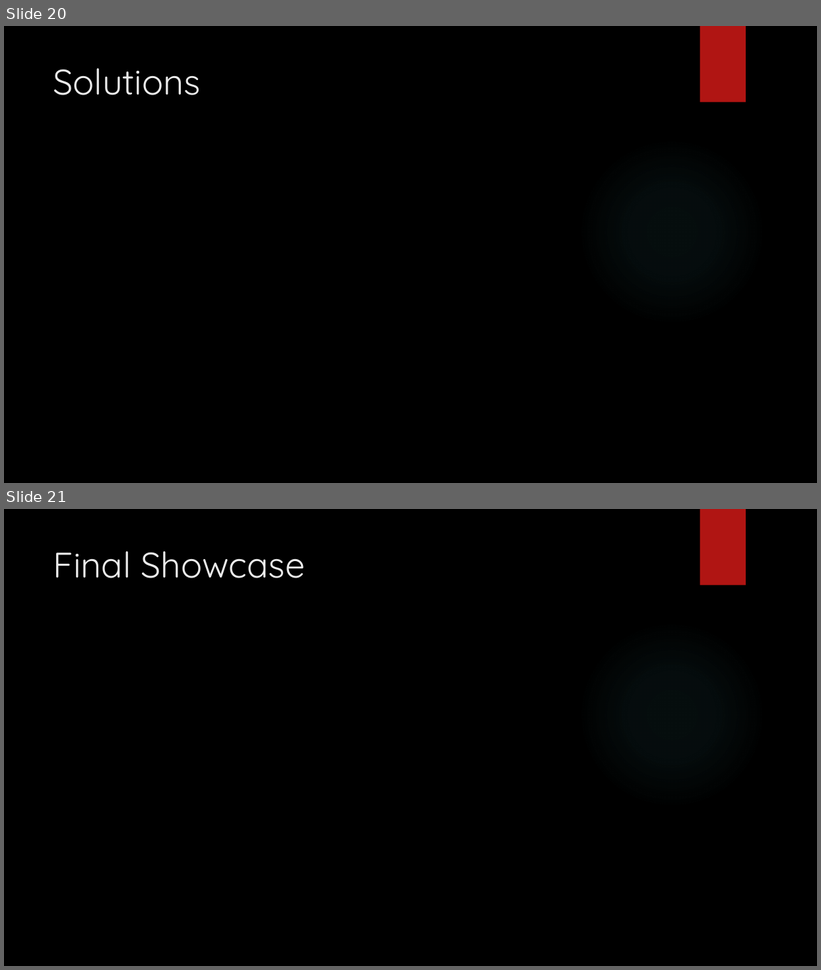
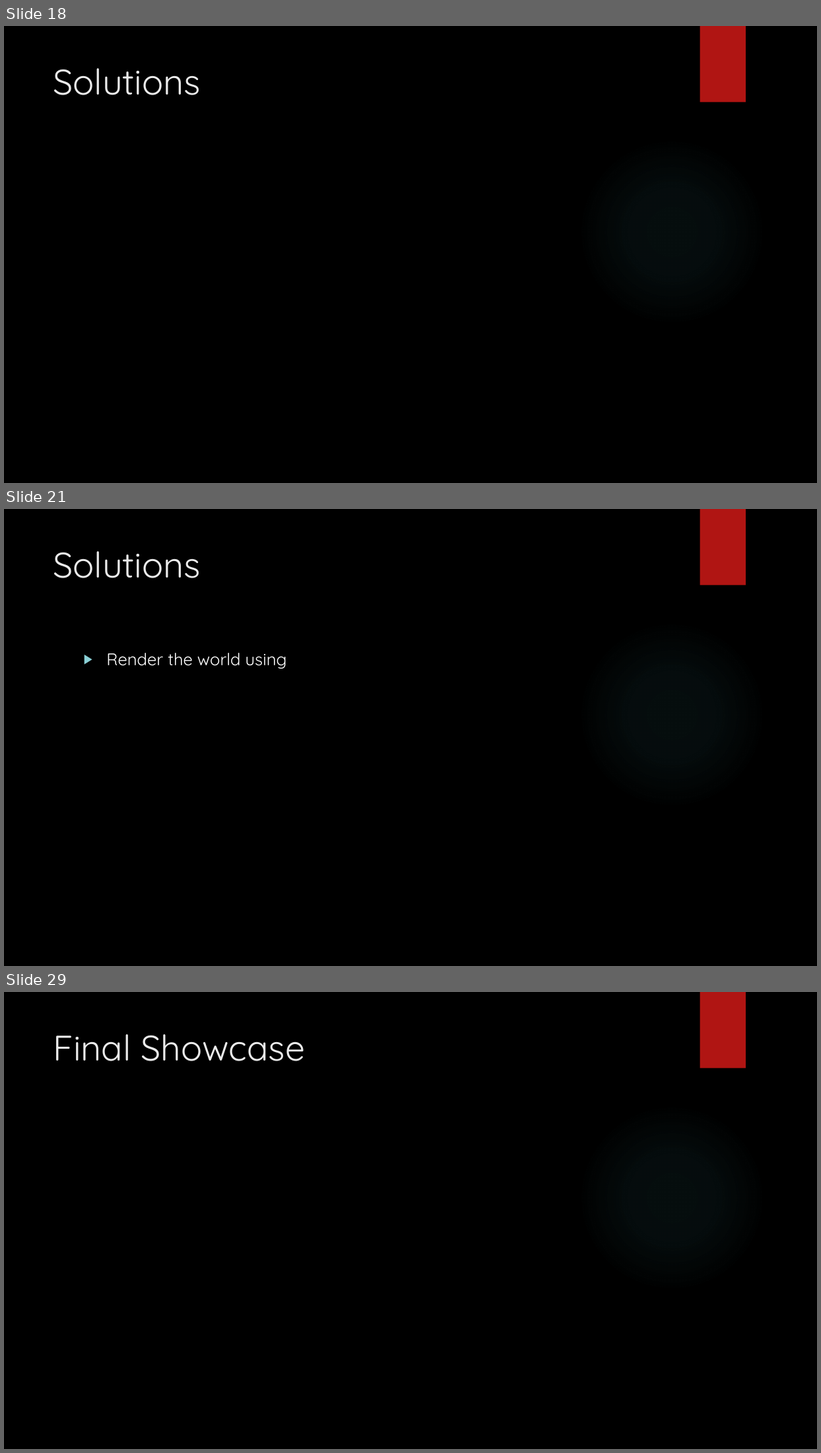
Before and after one commit to jaminologist/GopherLife, a slide deck: GopherLife.pptx. Shown one above the other, each under a label of ours: slides 20 and 21 before the commit, slides 18, 21 and 29 after it; the slides between them are not shown. The pictures are 821x970 and 821x1453 pixels, drawn with LibreOffice and Linux fonts; fonts in the diff are those of the drawing; background and template pictures are left out. Boxes give left, top, right and bottom in pixels: in the first picture for what was removed or moved away, otherwise in the second. Text is boxed around its words. In the diff, an @@ line names an element or a change of style, - is before the commit and + after.

```diff
--- a/GopherLife.pptx
+++ b/GopherLife.pptx
@@ slide 21 added at bbox=[4, 509, 817, 966], background picture (left out); not listed: 2 template elements that a slide beside it also shows @@
@@ title added at bbox=[54, 551, 201, 578], 42 pt, text #EBEBEB @@
+Solutions
@@ text added at bbox=[106, 653, 287, 669], 20 pt, text #FFFFFF @@
+▶ Render the world using
@@ what was slide 20 is now slide 18 @@
@@ what was slide 21 is now slide 29 @@
```
Also in this commit, not shown: 4 slides changed, 7 other slides added.
